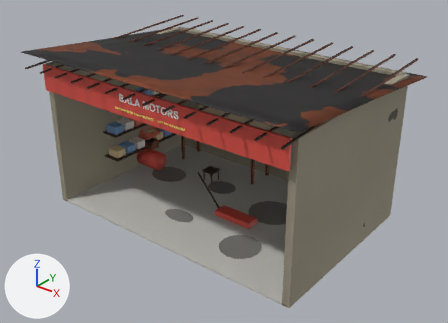
The glTF model godot/assets/city_props/bala_workshop.glb as it was, and as the next commit left it.
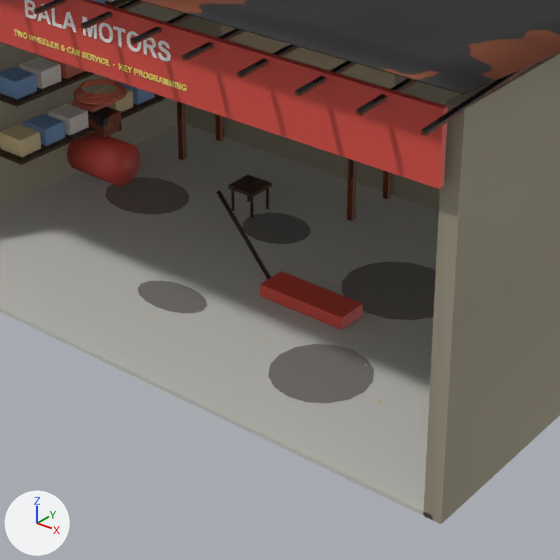
Each version appears first whole from a camera (50 mm lens) standing at (7.55, -9.4, 6.97) and looking at (0.17, -0.17, 1.25), and next in a close-up on the part from 24% to 75% of the width and 29% to 100% of the height. Lighting does not change. The marker at lower left points along +X, +Y and +Z. The first two pictures are the older version. Vertices at exactly the same position are counted once.

Before the edit, the objects in view are built like this:
```python
ob_bala_workshop = bpy.data.objects.new('bala_workshop', me_cube_092)
ob_bala_workshop.location = (0.0, 0.0, 0.0)
```
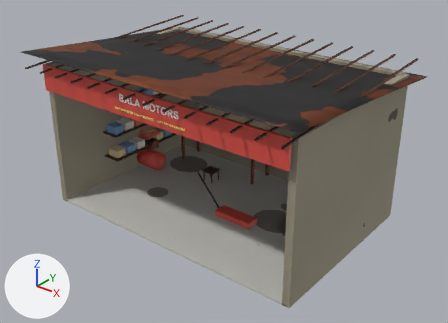
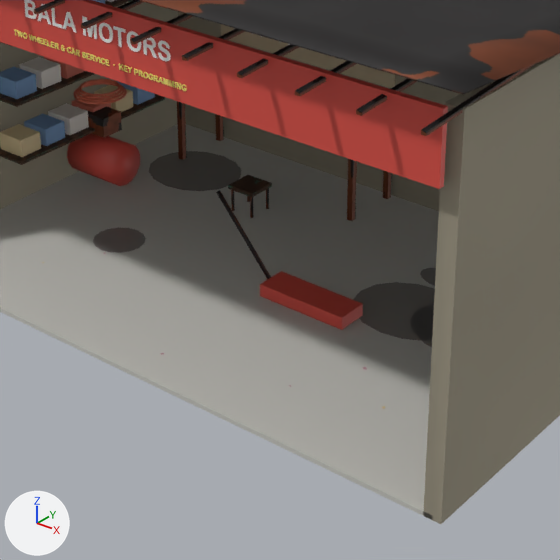
Pixel boxes [x1, y1, x2, y2] of what changed, in the close-ups (560 x 560 px; the box of a moved part takes in the faces that stretch with it):
part 1 of me_cube_092, moved or reshaped
    before: [242, 213, 310, 244]
    after: [353, 282, 435, 341]
part 2 of me_cube_092, moved or reshaped
    before: [342, 261, 436, 320]
    after: [149, 151, 241, 191]
part 3 of me_cube_092, moved or reshaped
    before: [105, 177, 189, 215]
    after: [93, 227, 146, 253]
part 4 of me_cube_092, moved or reshaped
    before: [268, 344, 374, 403]
    after: [410, 304, 434, 347]
part 5 of me_cube_092, moved or reshaped
    before: [138, 280, 207, 313]
    after: [420, 268, 436, 286]

Patch to the scene script:
```diff
--- a/godot/assets/city_props/bala_workshop.glb.py
+++ b/godot/assets/city_props/bala_workshop.glb.py
@@ mat_mk_onion_0 @@
+mat_mk_onion_0 = principled_material('mk_onion_0')
+mat_mk_onion_0.base_color = (0.48, 0.192, 0.256)  # pink #b8798a
+mat_mk_onion_0.roughness = 0.45
@@ me_cube_092 @@
 me_cube_092.from_pydata(...)  # 15148 vertices, 29672 faces; spans x -3.3..3.3, y -2.4..2.4, z -0.02..3.5
 # used by ob_bala_workshop; location = (0.0, 0.0, 0.0)
+# me_cube_092 part 1: the loose piece of 32 vertices spanning x -0.91..-0.2, y 0.36..0.95, z 0.04 is scaled about its middle by (1.53, 1.52, 1), then moved by (1.87, -0.45, 0.0)
+# me_cube_092 part 2: the loose piece of 32 vertices spanning x 0.5..1.57, y -0.07..0.94, z 0.04 is scaled about its middle by (0.951, 0.894, 1), then moved by (-3.03, 0.67, 0.0)
+# me_cube_092 part 3: the loose piece of 32 vertices spanning x -2.46..-1.54, y 0.01..0.76, z 0.04 is scaled about its middle by (0.552, 0.648, 1), then moved by (0.43, -0.84, 0.0)
+# me_cube_092 part 4: the loose piece of 32 vertices spanning x 0.86..1.72, y -1.49..-0.62, z 0.04 is scaled about its middle by (1.36, 1.01, 1), then moved by (0.64, 1.29, 0.0)
+# me_cube_092 part 5: the loose piece of 32 vertices spanning x -0.84..-0.1, y -1.14..-0.71, z 0.04 is scaled about its middle by (0.766, 0.805, 1), then moved by (1.75, 1.78, 0.0)
 me_cube_092.materials.append(mat_mk_concrete)
@@ me_cube_092 @@
 me_cube_092.materials.append(mat_mk_peel)
+me_cube_092.materials.append(mat_mk_onion_0)  # pink #b8798a
```
